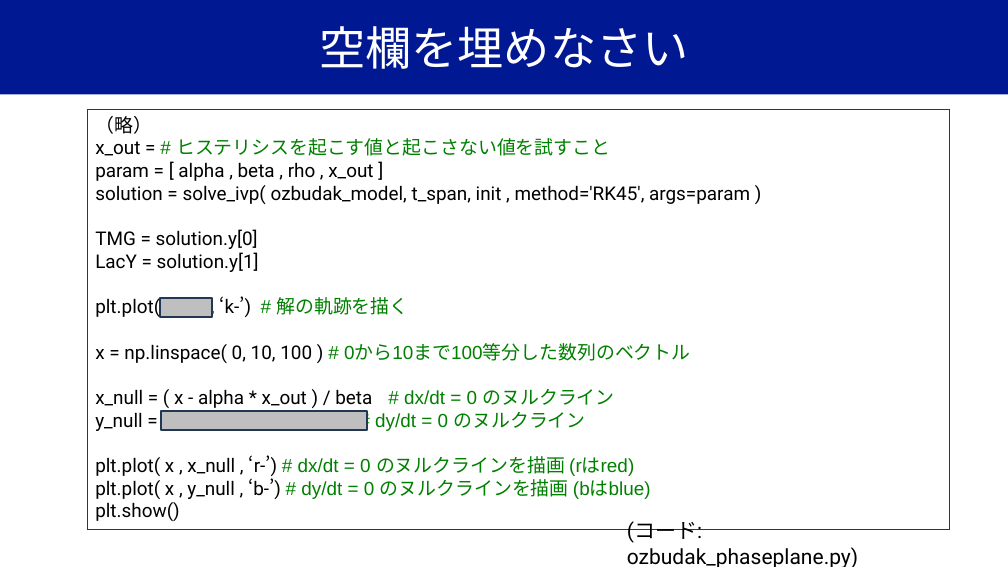
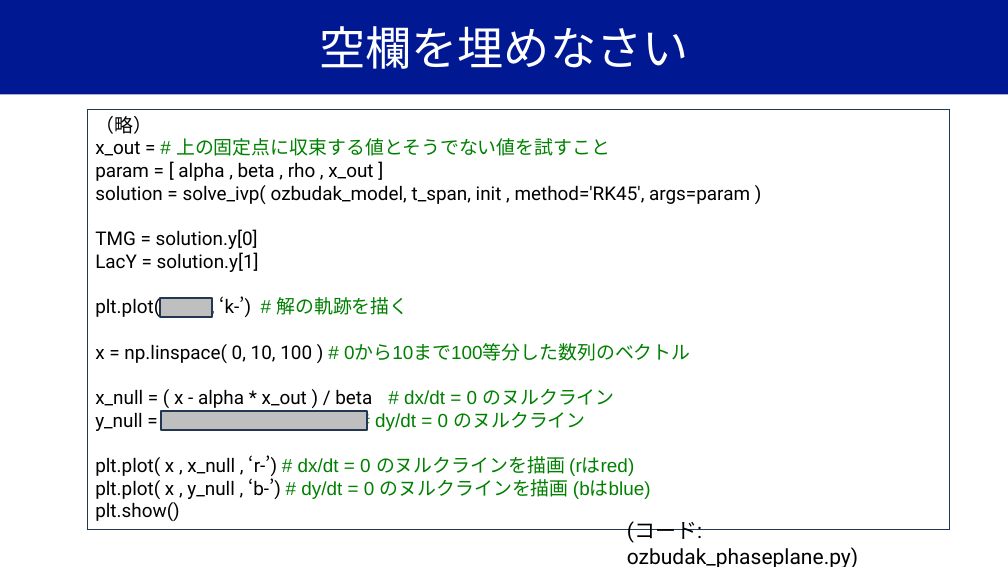
Before and after one commit to YugiLab/Lectures, a slide deck: slide 37 of DS2_2026/Day2/yugi_lecture2_bistability.pptx. Drawn at 1008x567 pixels with LibreOffice and Linux fonts; fonts in the diff are those of the drawing. Boxes give left, top, right and bottom in pixels: in the first picture for what was removed or moved away, otherwise in the second. Text is boxed around its words. In the diff, an @@ line names an element or a change of style, - is before the commit and + after.

```diff
--- a/DS2_2026/Day2/yugi_lecture2_bistability.pptx
+++ b/DS2_2026/Day2/yugi_lecture2_bistability.pptx
@@ text in rectangle at box(95, 138, 610, 156): text changed @@
-x_out = # ヒステリシスを起こす値と起こさない値を試すこと
+x_out = # 上の固定点に収束する値とそうでない値を試すこと
```
Also in this commit, not shown: 3 other slides changed, 1 other file.
